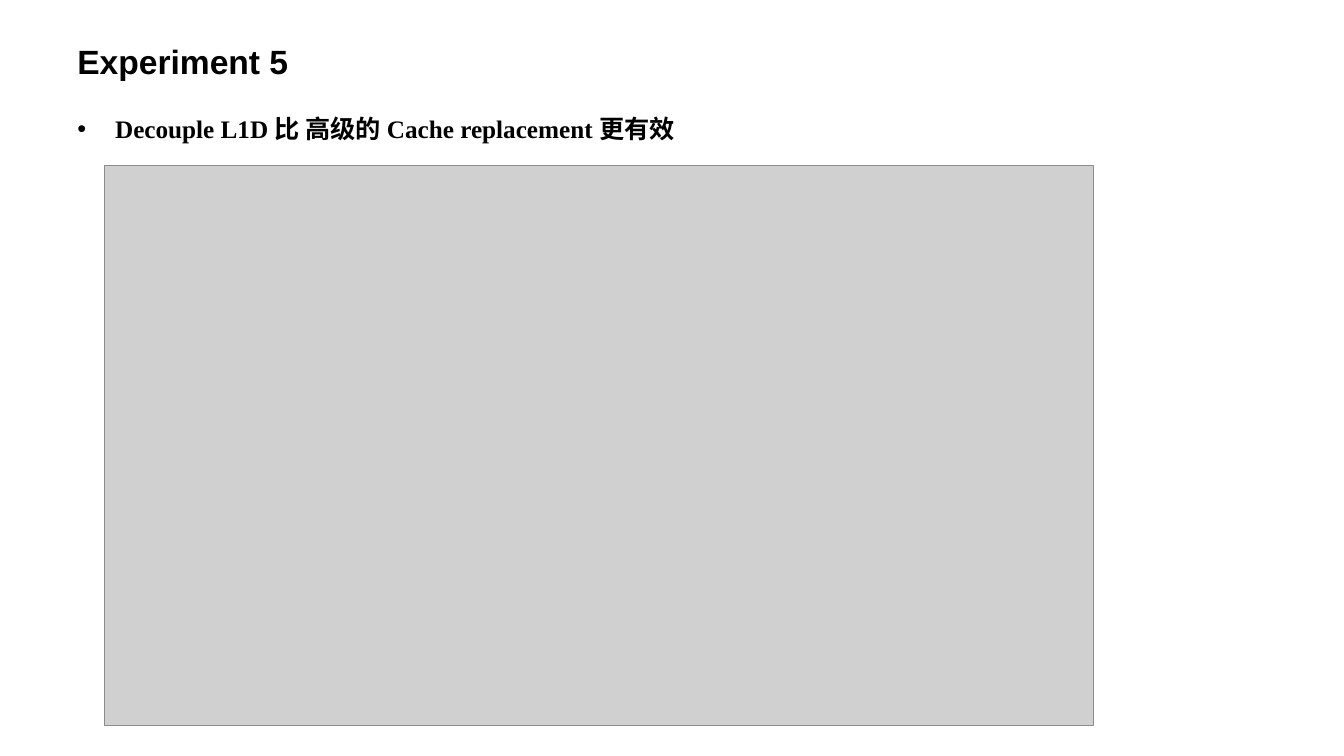
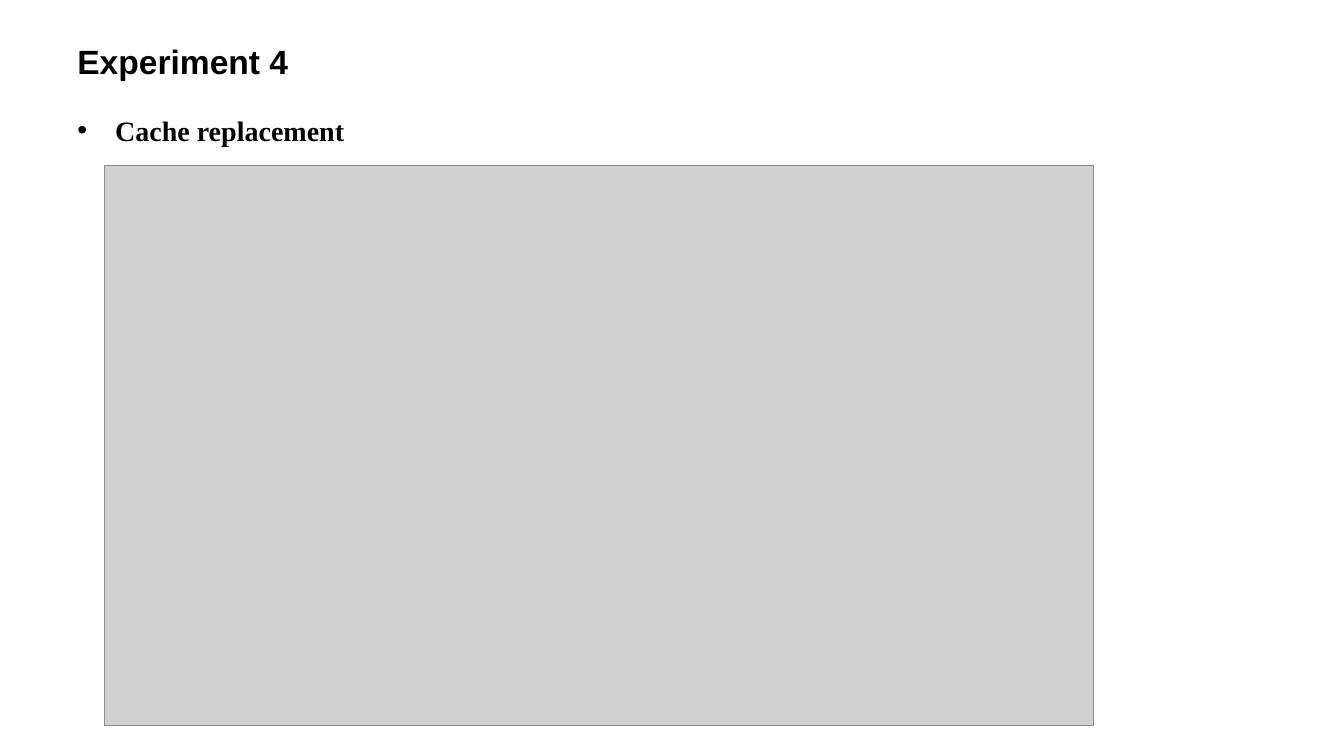
Before and after one commit to LitLeo/HPC-IP-Report, a slide deck: slide 18 of graduate_1_1/2015-11-17_Locality-Driven Dynamic GPU Cache Bypassing/Locality-Driven Dynamic GPU Cache Bypassing.pptx (slide 19 before the commit). Drawn at 1344x756 pixels with LibreOffice and Linux fonts; fonts in the diff are those of the drawing; grey boxes stand for pictures; background and template pictures are left out. Boxes give left, top, right and bottom in pixels: in the first picture for what was removed or moved away, otherwise in the second. Text is boxed around its words. In the diff, an @@ line names an element or a change of style, - is before the commit and + after.

```diff
--- a/graduate_1_1/2015-11-17_Locality-Driven Dynamic GPU Cache Bypassing/Locality-Driven Dynamic GPU Cache Bypassing.pptx
+++ b/graduate_1_1/2015-11-17_Locality-Driven Dynamic GPU Cache Bypassing/Locality-Driven Dynamic GPU Cache Bypassing.pptx
@@ title at [77, 49, 288, 81]: text changed @@
-Experiment 5
+Experiment 4
@@ text at [115, 121, 344, 146]: text changed; size 18 to 20 pt @@
-• Decouple L1D 比 高级的 Cache replacement 更有效
+• Cache replacement
```
Also in this commit, not shown: 14 other slides changed, 3 slides added, 3 slides removed.
